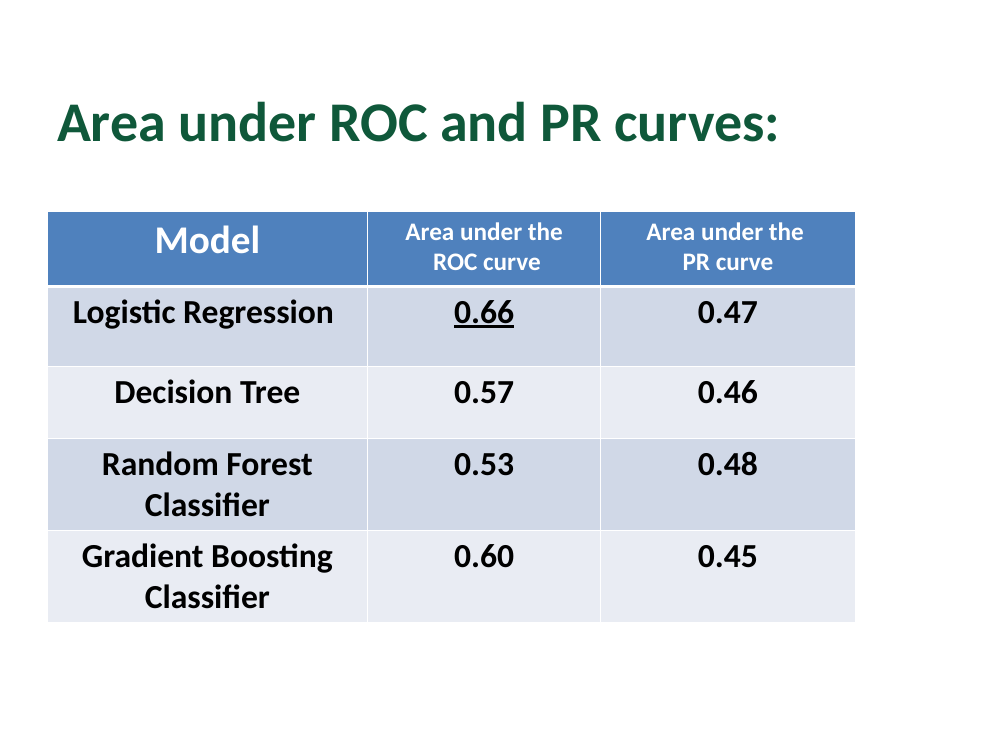
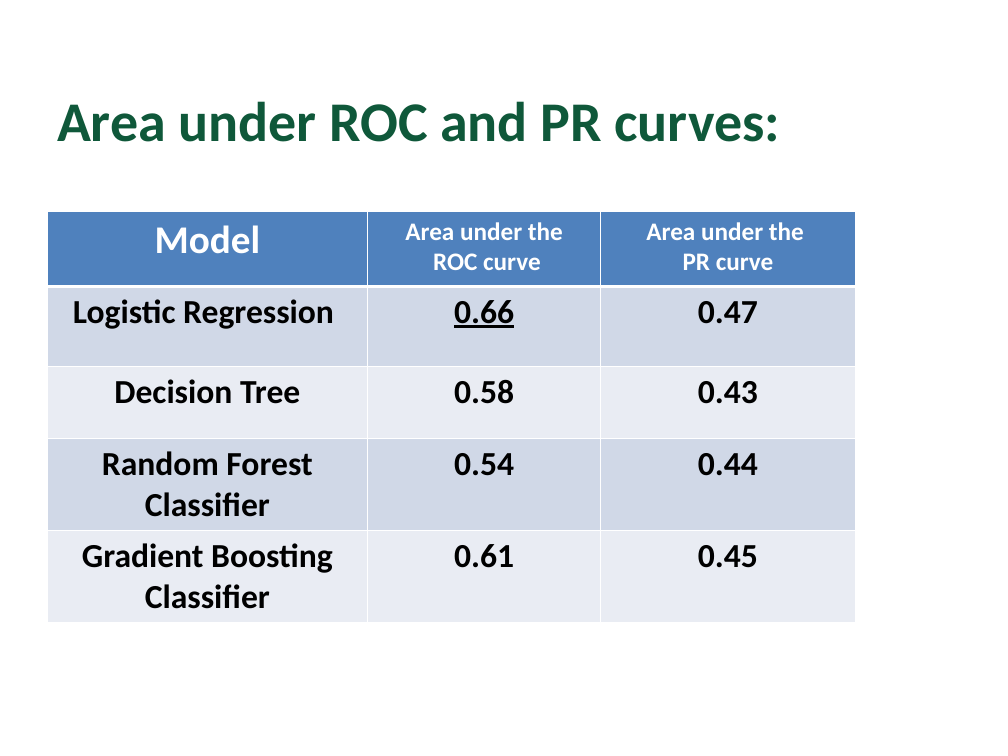
Before and after one commit to navveenn444/Term-Deposit, a slide deck: slide 8 of Big Data Presentation.pptx. Drawn at 1008x756 pixels with LibreOffice and Linux fonts; fonts in the diff are those of the drawing; background and template pictures are left out. Boxes give left, top, right and bottom in pixels: in the first picture for what was removed or moved away, otherwise in the second. Text is boxed around its words. In the diff, an @@ line names an element or a change of style, - is before the commit and + after.

```diff
--- a/Big Data Presentation.pptx
+++ b/Big Data Presentation.pptx
@@ table at (47,211,856,620) @@
-row 3, column 2: 0.57
+row 3, column 2: 0.58
-row 3, column 3: 0.46
+row 3, column 3: 0.43
-row 4, column 2: 0.53
+row 4, column 2: 0.54
-row 4, column 3: 0.48
+row 4, column 3: 0.44
-row 5, column 2: 0.60
+row 5, column 2: 0.61
```
Also in this commit, not shown: 5 other slides changed.
